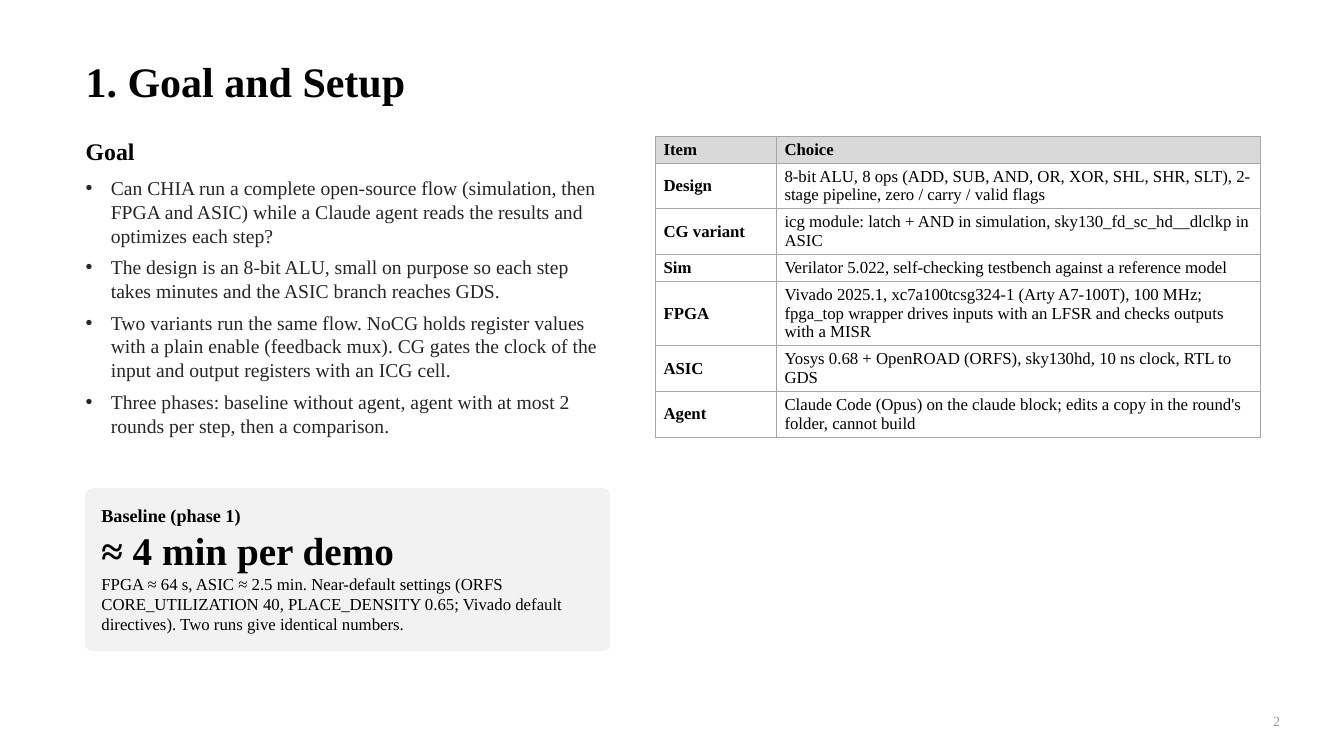
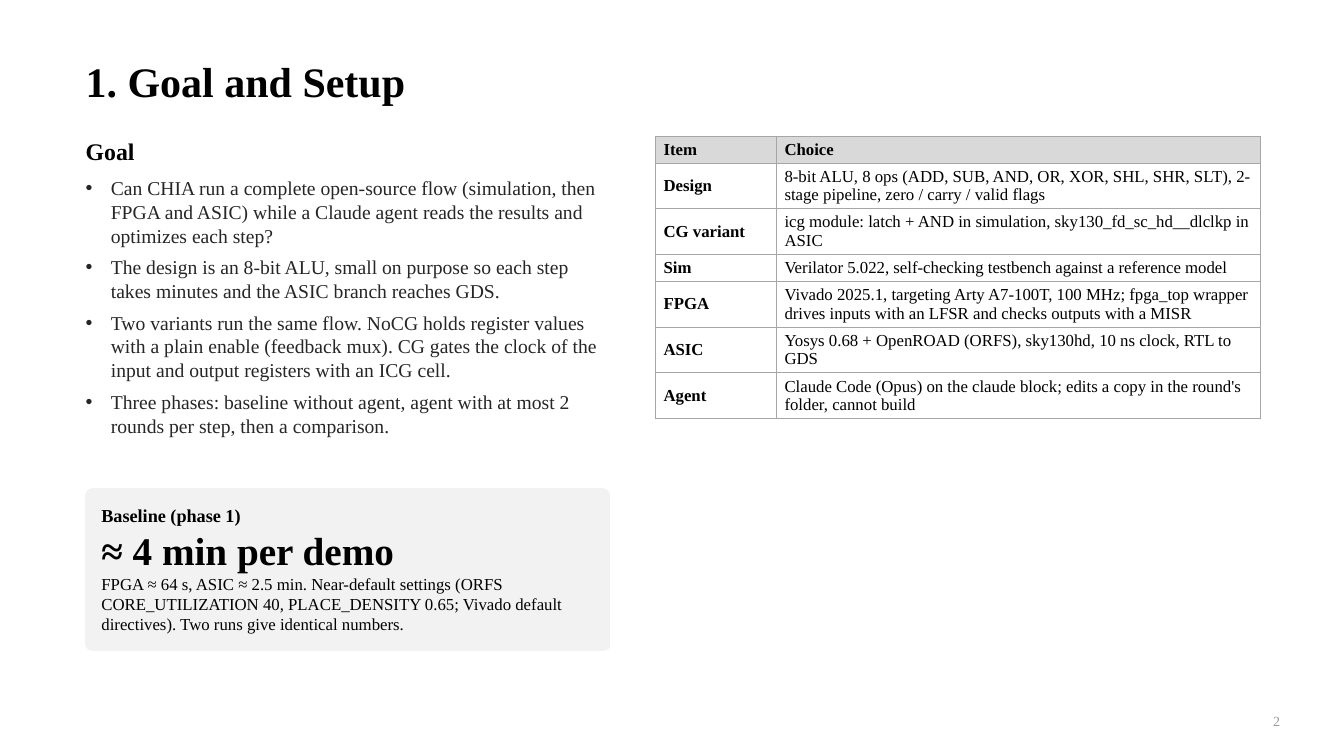
Before and after one commit to chipchip-tech/CHIA-workflow, a slide deck: slide 2 of projects/demo-alu/report/ProgressReport_22-11.pptx. Drawn at 1344x756 pixels with LibreOffice and Linux fonts; fonts in the diff are those of the drawing. Boxes give left, top, right and bottom in pixels: in the first picture for what was removed or moved away, otherwise in the second. Text is boxed around its words. In the diff, an @@ line names an element or a change of style, - is before the commit and + after.

```diff
--- a/projects/demo-alu/report/ProgressReport_22-11.pptx
+++ b/projects/demo-alu/report/ProgressReport_22-11.pptx
@@ table at (655,136,1260,417) @@
-row 5, column 2: Vivado 2025.1, xc7a100tcsg324-1 (Arty A7-100T), 100 MHz; fpga_top wrapper drives inputs with an LFSR and checks outputs with a MISR
+row 5, column 2: Vivado 2025.1, targeting Arty A7-100T, 100 MHz; fpga_top wrapper drives inputs with an LFSR and checks outputs with a MISR
```
Also in this commit, not shown: 7 other slides changed, 5 other files.
